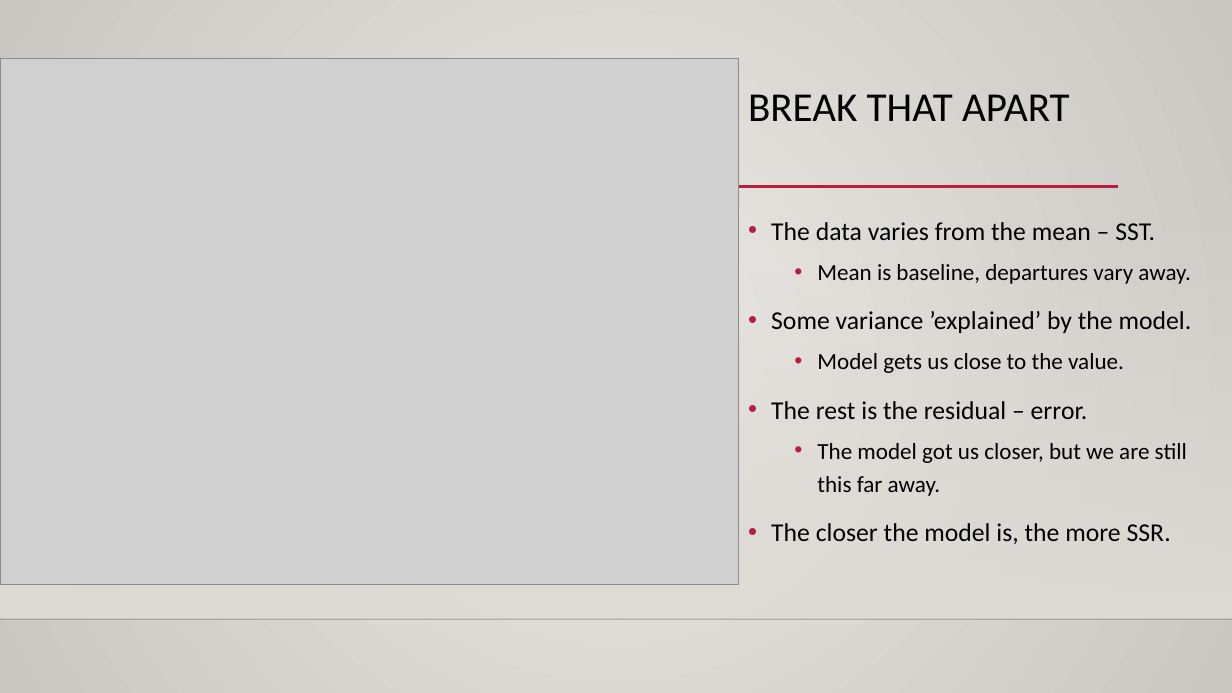
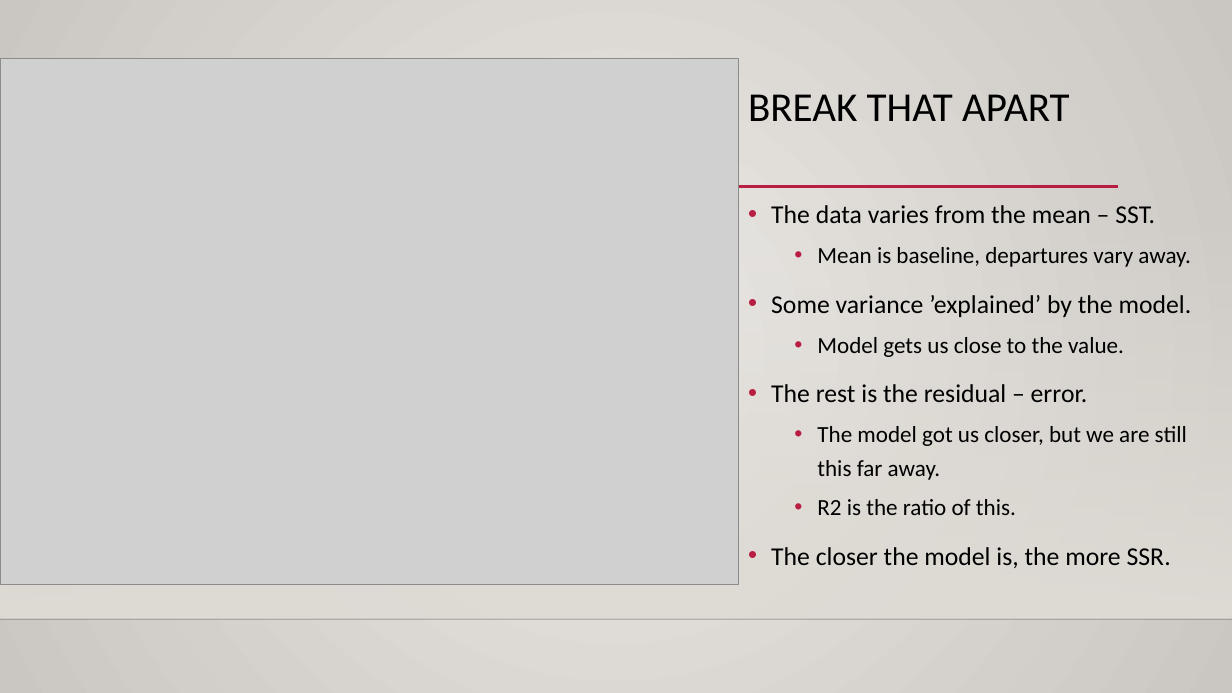
Before and after one commit to AkeemSemperDataScience/Basic_Stats_in_Python_Student_Repository, a slide deck: slide 12 of reference_material/slides/021_r_squared.pptx (slide 9 before the commit). Drawn at 1232x693 pixels with LibreOffice and Linux fonts; fonts in the diff are those of the drawing; grey boxes stand for pictures; background and template pictures are left out. Boxes give left, top, right and bottom in pixels: in the first picture for what was removed or moved away, otherwise in the second. Text is boxed around its words. In the diff, an @@ line names an element or a change of style, - is before the commit and + after.

```diff
--- a/reference_material/slides/021_r_squared.pptx
+++ b/reference_material/slides/021_r_squared.pptx
@@ text "The data varies from the ...": place and size @@
-text "The data varies from the ..." at bbox=[771, 222, 1192, 544]
+text "The data varies from the ..." at bbox=[771, 205, 1192, 568]
@@ text at bbox=[817, 499, 1016, 515]: paragraph added @@
+  • R2 is the ratio of this.
```
Also in this commit, not shown: 7 other slides changed, 6 slides added, 5 other files.
